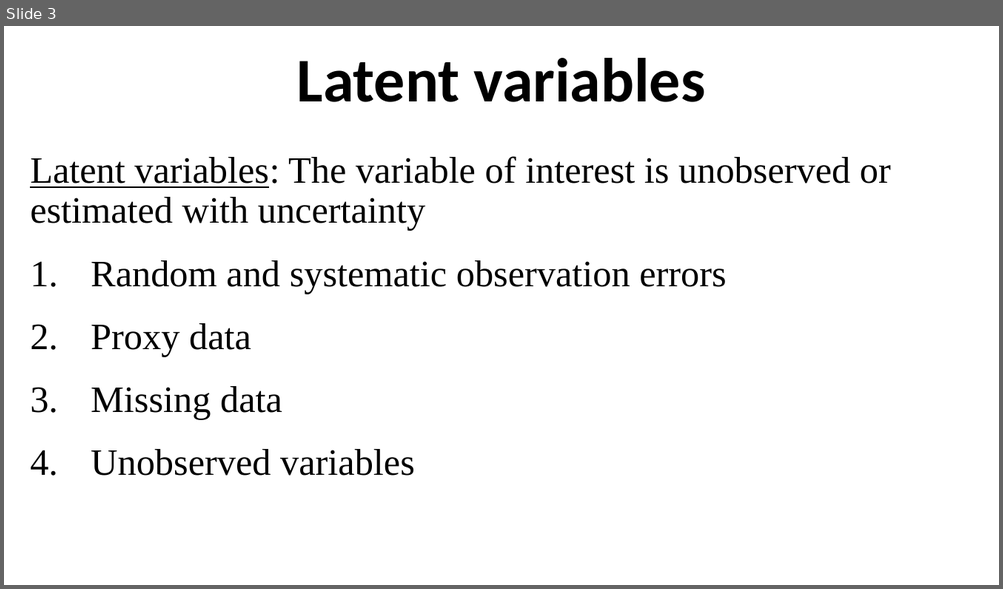
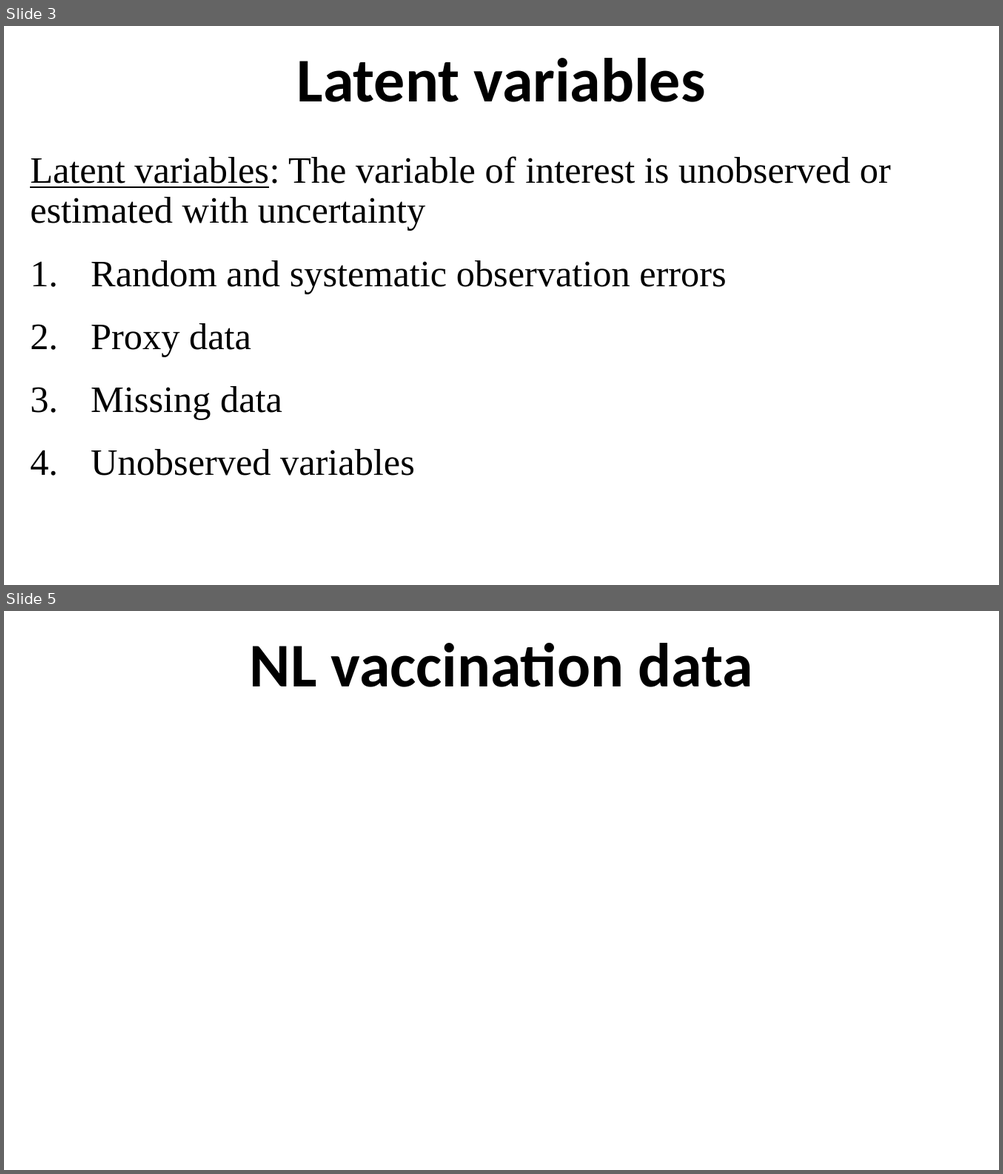
Before and after one commit to ahurford/aarms-summer-school, a slide deck: amy-lectures/State_Space_Models.pptx. Shown one above the other, each under a label of ours: slide 3 before the commit, slides 3 and 5 after it; the slides between them are not shown. The pictures are 1003x589 and 1003x1174 pixels, drawn with LibreOffice and Linux fonts; fonts in the diff are those of the drawing. Boxes give left, top, right and bottom in pixels: in the first picture for what was removed or moved away, otherwise in the second. Text is boxed around its words. In the diff, an @@ line names an element or a change of style, - is before the commit and + after.

```diff
--- a/amy-lectures/State_Space_Models.pptx
+++ b/amy-lectures/State_Space_Models.pptx
@@ slide 5 added at box(4, 611, 999, 1170), background #FFFFFF @@
@@ title added at box(250, 643, 753, 687), 60 pt, text #000000, bold @@
+NL vaccination data
```
Also in this commit, not shown: 10 other slides added, 4 other files.
